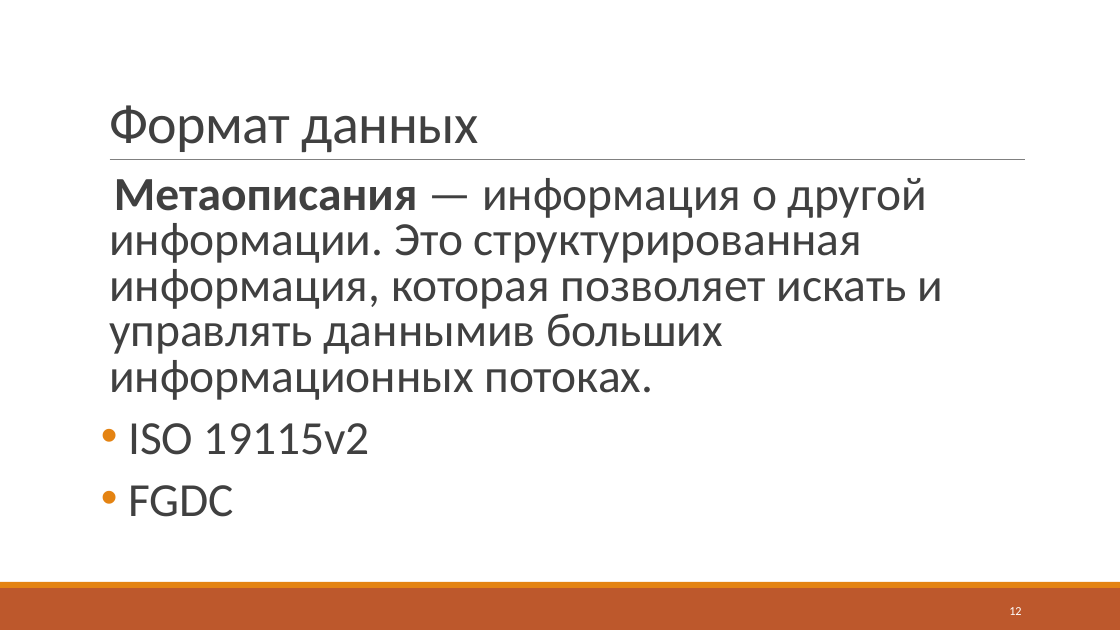
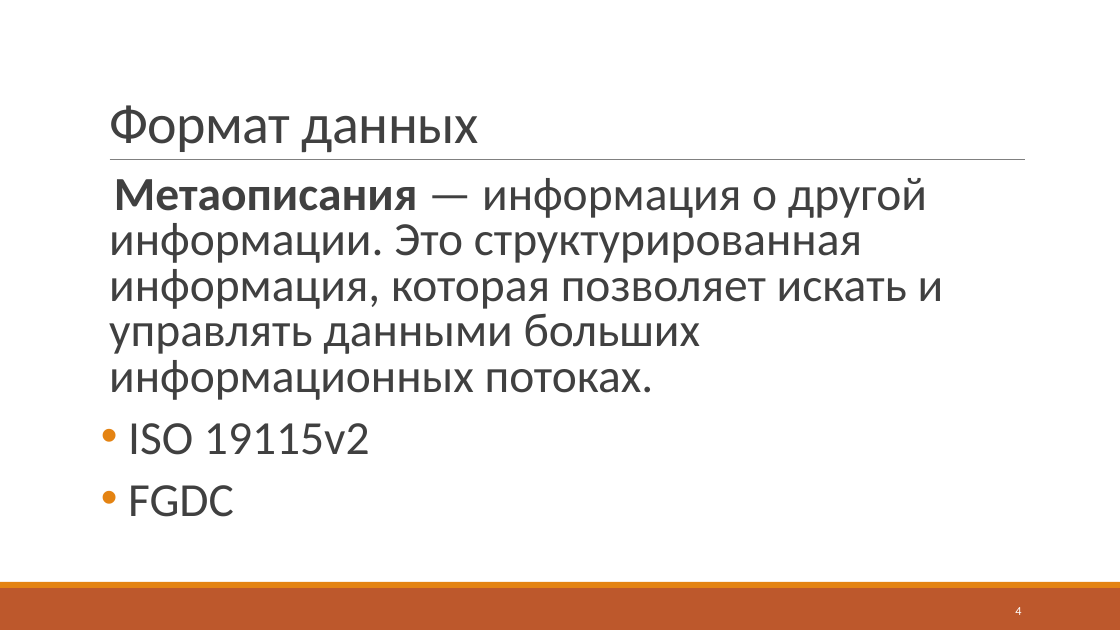
Before and after one commit to J-CITY/METADATA-EXTRACTOR, a slide deck: slide 4 of report.pptx (slide 12 before the commit). Drawn at 1120x630 pixels with LibreOffice and Linux fonts; fonts in the diff are those of the drawing. Boxes give left, top, right and bottom in pixels: in the first picture for what was removed or moved away, otherwise in the second. Text is boxed around its words. In the diff, an @@ line names an element or a change of style, - is before the commit and + after.

```diff
--- a/report.pptx
+++ b/report.pptx
@@ text at (x1=109, y1=178, x2=944, y2=400): text changed @@
-  Метаописания — информация о другой информации. Это структурированная информация, которая позволяет искать и управлять даннымив больших информационных потоках.
+  Метаописания — информация о другой информации. Это структурированная информация, которая позволяет искать и управлять данными больших информационных потоках.
@@ page number at (x1=1015, y1=607, x2=1021, y2=615): text changed @@
-12
+4
```
Also in this commit, not shown: 6 other slides changed, 1 slide added, 2 other files.
